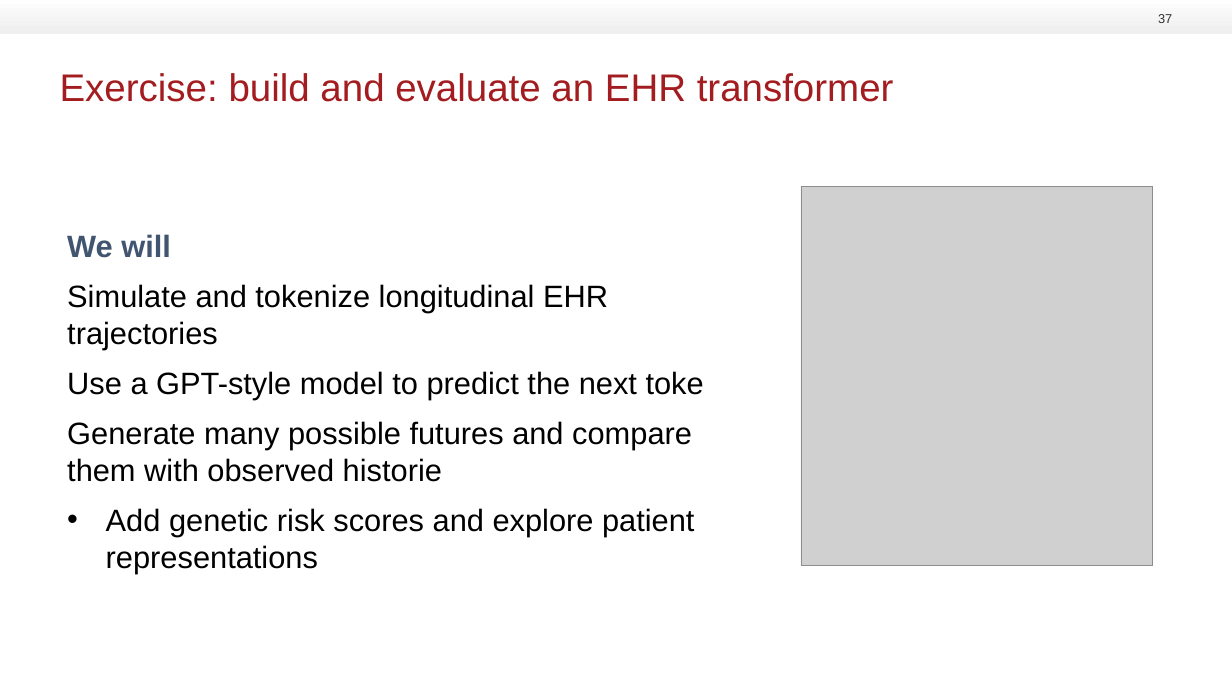
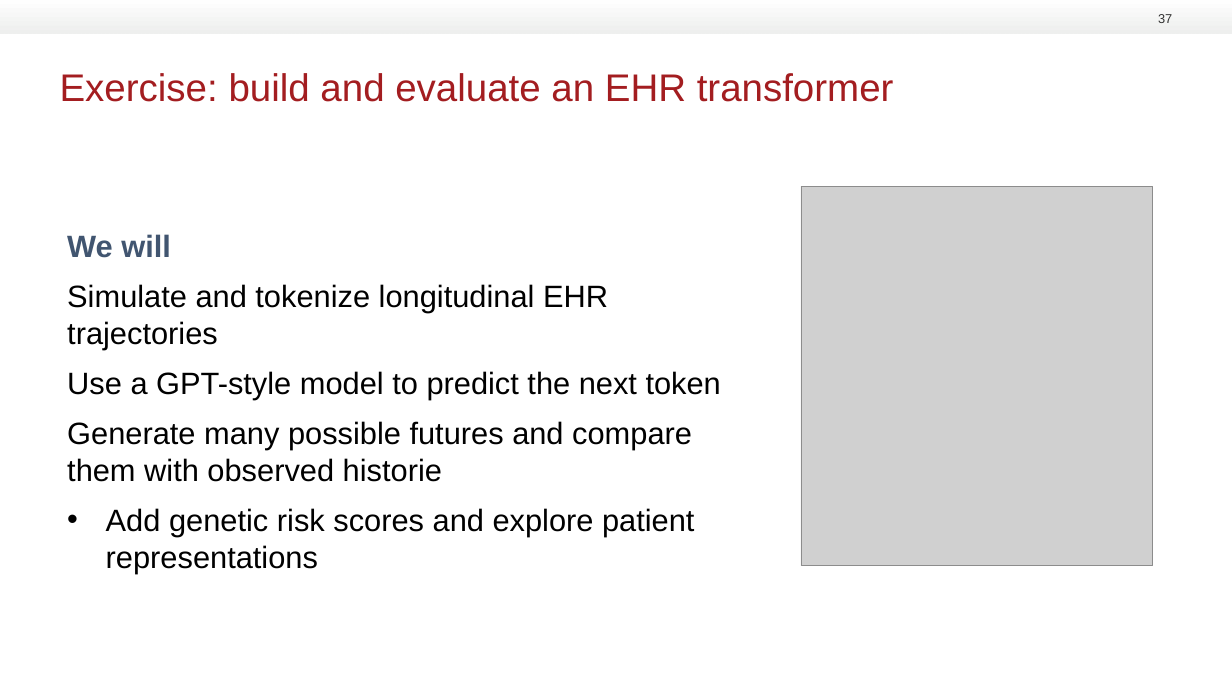
Before and after one commit to RasmussenLab/integrative_post_gwas_methods_course, a slide deck: slide 37 of slides/EHR transformer presentation 20260825.pptx. Drawn at 1232x693 pixels with LibreOffice and Linux fonts; fonts in the diff are those of the drawing; grey boxes stand for pictures; background and template pictures are left out. Boxes give left, top, right and bottom in pixels: in the first picture for what was removed or moved away, otherwise in the second. Text is boxed around its words. In the diff, an @@ line names an element or a change of style, - is before the commit and + after.

```diff
--- a/slides/EHR transformer presentation 20260825.pptx
+++ b/slides/EHR transformer presentation 20260825.pptx
@@ text at (67,284,721,573): text changed @@
-• Simulate and tokenize longitudinal EHR trajectories
-  Use a GPT-style model to predict the next toke
-  Generate many possible futures and compare them with observed historie
-  Add genetic risk scores and explore patient representations
+• Simulate and tokenize longitudinal EHR trajectories
+  Use a GPT-style model to predict the next token
+  Generate many possible futures and compare them with observed historie
+  Add genetic risk scores and explore patient representations
```
Also in this commit, not shown: 18 other slides changed, 1 slide added, 1 slide removed.
